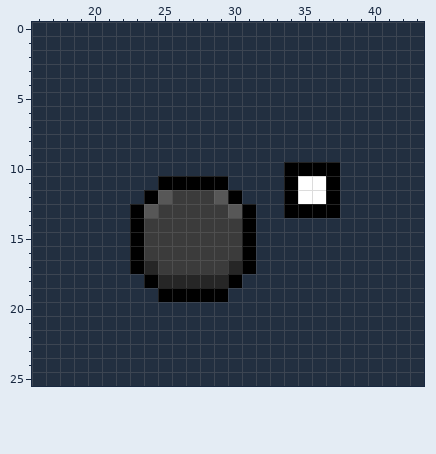
Pixel-art file -- Engine-AngeliA/Universe/Aseprite/UI.ase. This is how it looked before the edit.
256x256 pixels, 1 frame. Colours within 5 levels of each other are drawn and written as one. Shown: x 16..43, y 0..25.
And afterwards:
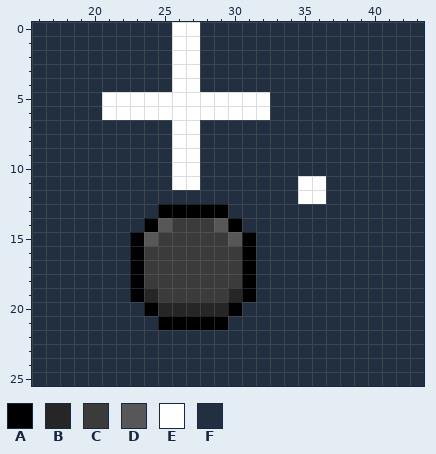
Palette (. is transparent): A #000000  B #262626  C #3b3b3b  D #575757  E #ffffff  F #222f40
Changes in this commit:
Layer "Layer":
The edit turns colour C into colour A in row 13 at x 25 to 29; in row 14 at x 24 and 30.
The edit turns colour F into colour A in rows 18 to 19 at x 23 and 31; in row 20 at x 24 and 30; in row 21 at x 25 to 29.
The edit turns colour F into colour B in row 19 at x 24 and 30; in row 20 at x 25 to 29.
The edit turns colour A into colour C in row 18 at x 24 and 30; in row 19 at x 25 to 29.
The edit turns colour B into colour C in row 17 at x 24 and 30; in row 18 at x 25 to 29.
The edit turns colour C into colour D in row 14 at x 25 and 29; in row 15 at x 24 and 30.
The edit turns colour A into colour E in row 11 at x 26 to 27.
The edit turns colour F into colour E in rows 0 to 4 at x 26 to 27; in rows 5 to 6 at x 21 to 32; in rows 7 to 10 at x 26 to 27.
The edit turns colour A into colour F in row 10 at x 34 to 37; in row 11 at x 25, 28 to 29, 34 and 37; in row 12 at x 24, 30, 34 and 37; in row 13 at x 23, 31 and 34 to 37; in row 14 at x 23 and 31.
The edit turns colour C into colour F in row 12 at x 26 to 28.
The edit turns colour D into colour F in row 12 at x 25 and 29; in row 13 at x 24 and 30.
Pixel boxes of the changes (left, top, right, bottom) in both pictures:
changed: (102, 22, 340, 330)
